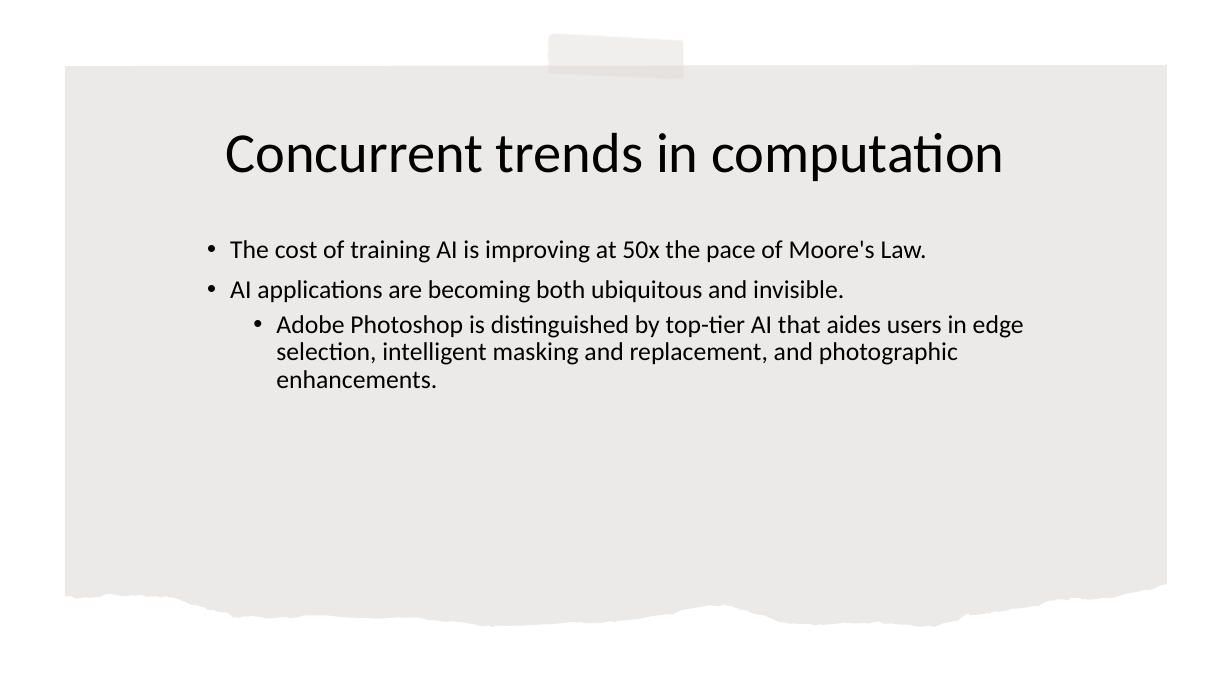
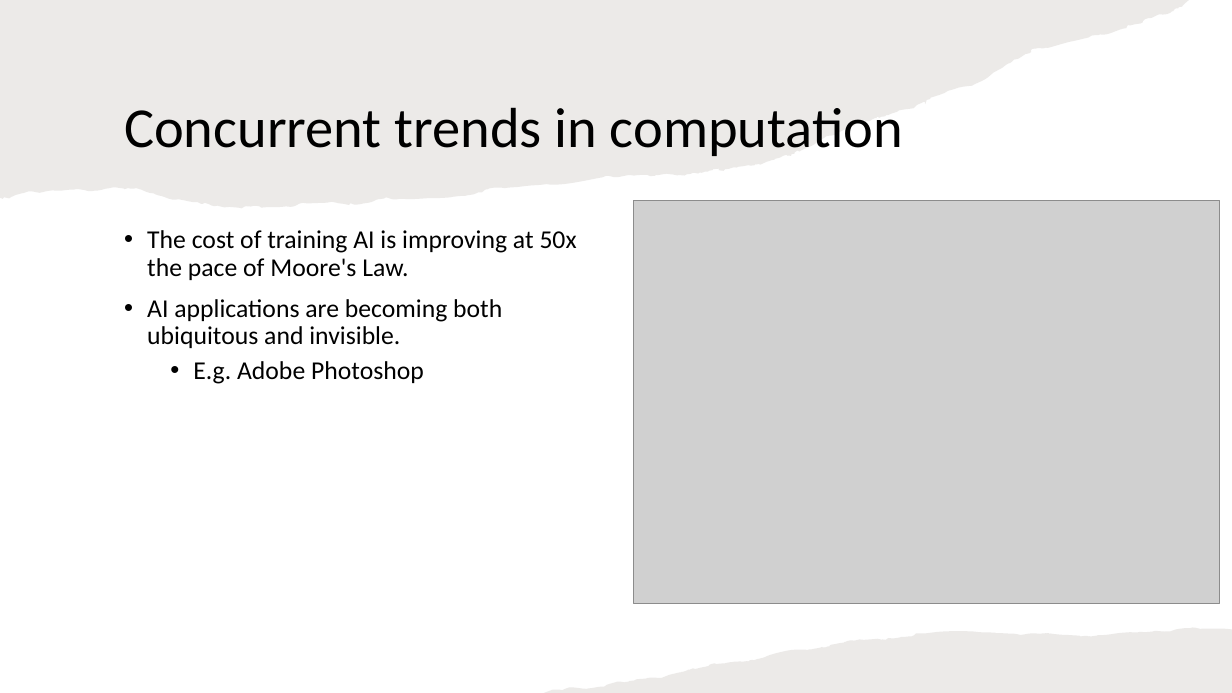
Before and after one commit to rogerlew/conference-ahfe-2022, a slide deck: slide 8 of AHFE 2022.pptx. Drawn at 1232x693 pixels with LibreOffice and Linux fonts; fonts in the diff are those of the drawing; grey boxes stand for pictures. Boxes give left, top, right and bottom in pixels: in the first picture for what was removed or moved away, otherwise in the second. Text is boxed around its words. In the diff, an @@ line names an element or a change of style, - is before the commit and + after.

```diff
--- a/AHFE 2022.pptx
+++ b/AHFE 2022.pptx
@@ freeform shape: place and size @@
-freeform shape at <box>65,65,1167,627</box>
+freeform shape at <box>0,0,1189,208</box>
@@ freeform shape removed at <box>547,33,686,79</box> @@
@@ title "Concurrent trends in computation": place and size @@
-title "Concurrent trends in computation" at <box>226,132,1004,181</box>
+title "Concurrent trends in computation" at <box>124,107,903,156</box>
@@ title "Concurrent trends in computation" at <box>124,107,903,156</box>: alignment centre to left @@
@@ picture added at <box>633,201,1220,604</box> @@
@@ text "The cost of training AI ...": place and size @@
-text "The cost of training AI ..." at <box>230,240,1024,388</box>
+text "The cost of training AI ..." at <box>147,230,577,384</box>
@@ text at <box>193,361,424,384</box>: text changed @@
-  • Adobe Photoshop is distinguished by top-tier AI that aides users in edge selection, intelligent masking and replacement, and photographic enhancements.
+  • E.g. Adobe Photoshop
@@ freeform shape added at <box>544,628,1232,693</box>, fill #82766A at 15% opacity @@
```
Also in this commit, not shown: 9 other slides changed, 3 slides removed.
